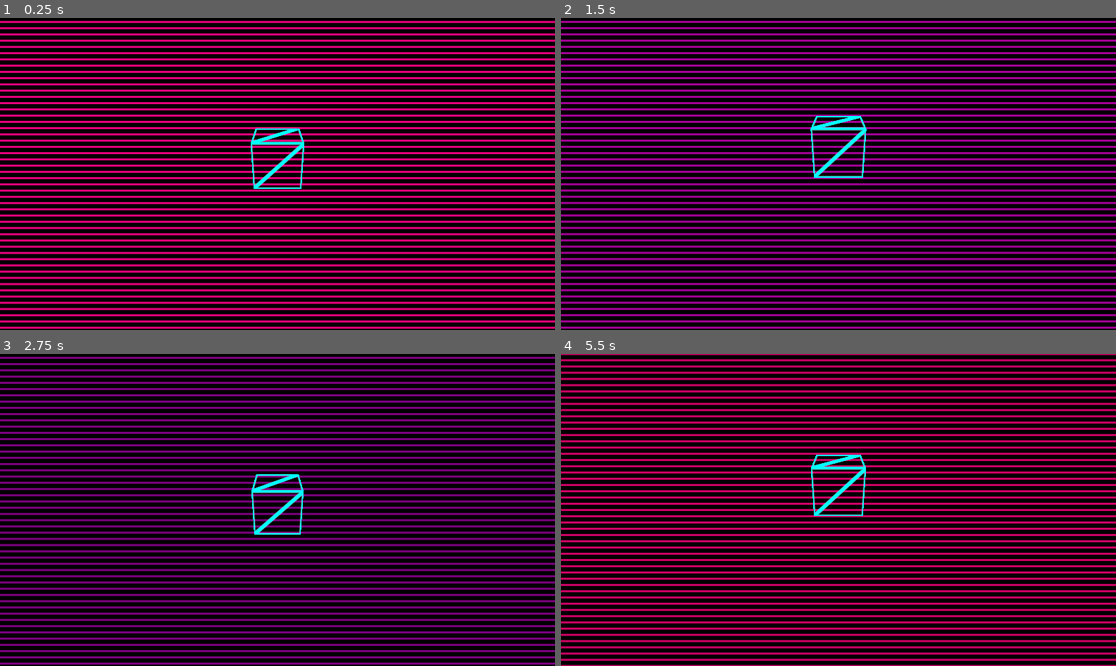
Above: before the commit, frames 1-4 (two rows, left to right).
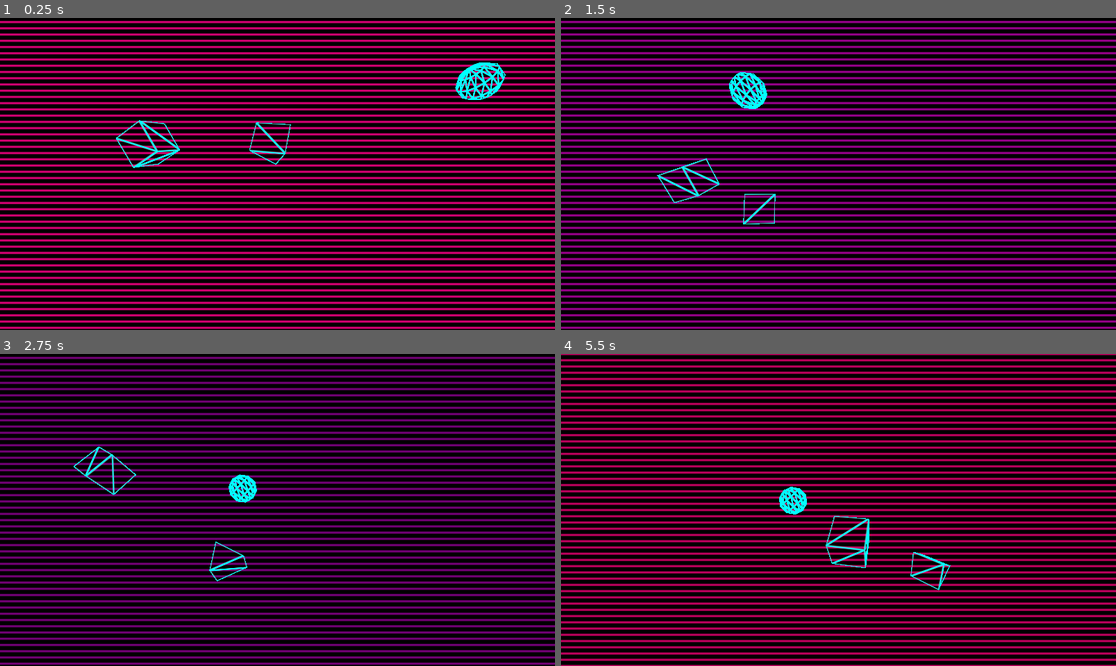
Above: after the commit, the same moments.

Repository: LuisSilva-dev/DemoInercia
Game: Godot game, scene res://Scenes/Intro.tscn
Two runs of this game, one before a commit and one after it. Both use one fixed random seed, a clock stepped at 60 frames per second and the inputs below.
Inputs:
- Up to frame 1 (0.25 s): no input
- Up to frame 2 (1.5 s): no input
- Up to frame 3 (2.75 s): no input
- Up to frame 4 (5.5 s): no input

The runs differ from the first frame. In frame 1, 27% of the frame differs, in the area x 0-100%, y 0-100%; in frame 2, 21%; in frame 3, 14%; in frame 4, 25%.

Commit message:
Music scene

Diff:
--- a/Scenes/Intro.gdshader
+++ b/Scenes/Intro.gdshader
@@ -12,7 +12,7 @@
 	float x = (sin(curTime)+1.0);
  	float wacky = mod(abs(sin(curTime)*x*sin(uv.x*2.0+curTime)), x/2.0);
 	float numoflines = 100.0;
-	float line = smoothstep(0.2, 0.8, sin(uv.y*PI*numoflines-curTime*10.0));
+	float line = sin(uv.y*PI*numoflines-curTime*10.0);
 	COLOR = vec4(line/(1.6-cos(curTime)/2.0), 0.0, line/(2.2-sin(curTime)/2.0), 1.0);
 	//COLOR = vec4(uv.x, uv.y, 0.0, 1.0);
 }
--- a/Scenes/Intro.tscn
+++ b/Scenes/Intro.tscn
@@ -7,13 +7,33 @@
 [sub_resource type="GDScript" id="GDScript_6lsqt"]
 script/source = "extends Node3D
 
+@export var shapes: Array[StaticBody3D] = [null, null, null, null]
+@export var volumes: Array[Node] = [null, null, null, null]
+var initialy: Array[float] = [0, 0, 0, 0]
+var lasty: Array[float] = [0, 0, 0, 0]
+
 func _ready():
+	for i in range(0, 4):
+		if shapes[i] != null:
+			initialy[i] = -6
+		if volumes[i] != null:
+			for j in range(0, 4):
+				volumes[i].get_node(\"Vol\"+str(j+1)).visible = false
 	MusicController.play_music()
 	MusicController.InitSpectrum()
 
 func _process(_delta):
-	MusicController.GetFrequency(3)
-
+	for i in range(0, 4):
+		var height = MusicController.GetFrequency((i+1)*3)/10.0
+		if shapes[i] != null:
+			shapes[i].position.y = lerp(lasty[i], initialy[i] + height, 0.1)
+			lasty[i] = shapes[i].position.y
+		if volumes[i] != null:
+			for j in range(0, 4):
+				if (height > j+1):
+					volumes[i].get_node(\"Vol\"+str(j+1)).visible = true
+				else:
+					volumes[i].get_node(\"Vol\"+str(j+1)).visible = false
 "
 
 [sub_resource type="Environment" id="Environment_mbtxr"]
@@ -43,16 +63,49 @@
 shader = ExtResource("3_mbylj")
 shader_parameter/albedo = Color(1, 1, 1, 1)
 shader_parameter/wire_color = Color(0, 1, 1, 1)
-shader_parameter/wire_width = 2.0
-shader_parameter/wire_smoothness = 0.02
+shader_parameter/wire_width = 1.0
+shader_parameter/wire_smoothness = 0.025
 
 [sub_resource type="BoxMesh" id="BoxMesh_1v2lb"]
 
-[node name="Intro" type="Node3D"]
+[sub_resource type="BoxShape3D" id="BoxShape3D_80ra0"]
+
+[sub_resource type="PrismMesh" id="PrismMesh_pd4pl"]
+
+[sub_resource type="SphereShape3D" id="SphereShape3D_qusw2"]
+
+[sub_resource type="SphereMesh" id="SphereMesh_n8k28"]
+radial_segments = 16
+rings = 4
+
+[sub_resource type="BoxShape3D" id="BoxShape3D_f8hea"]
+size = Vector3(1, 1.1582, 1)
+
+[sub_resource type="StandardMaterial3D" id="StandardMaterial3D_sbp14"]
+shading_mode = 0
+albedo_color = Color(0, 1, 0, 1)
+
+[sub_resource type="BoxMesh" id="BoxMesh_pgymc"]
+
+[sub_resource type="StandardMaterial3D" id="StandardMaterial3D_lsfbq"]
+shading_mode = 0
+albedo_color = Color(0.945098, 1, 0, 1)
+
+[sub_resource type="StandardMaterial3D" id="StandardMaterial3D_jlafw"]
+shading_mode = 0
+albedo_color = Color(1, 0.827451, 0, 1)
+
+[sub_resource type="StandardMaterial3D" id="StandardMaterial3D_xbile"]
+shading_mode = 0
+albedo_color = Color(1, 0, 0, 1)
+
+[node name="Intro" type="Node3D" node_paths=PackedStringArray("shapes", "volumes")]
 script = SubResource("GDScript_6lsqt")
+shapes = [NodePath("Volume1"), NodePath("Volume2"), NodePath("Volume3"), NodePath("Volume4")]
+volumes = [NodePath("VolumeBoxes1"), NodePath("VolumeBoxes2"), NodePath("VolumeBoxes3"), NodePath("VolumeBoxes4")]
 
 [node name="Camera3D" type="Camera3D" parent="."]
-transform = Transform3D(-1, 4.17146e-08, -7.68286e-08, 0, 0.878817, 0.477159, 8.74228e-08, 0.477159, -0.878817, 0, 2.53585, -4.08379)
+transform = Transform3D(-1, 4.17146e-08, -7.68286e-08, 8.2743e-09, 0.920034, 0.39184, 8.70303e-08, 0.39184, -0.920034, 0.166674, 5.29415, -6.21009)
 
 [node name="WorldEnvironment" type="WorldEnvironment" parent="Camera3D"]
 environment = SubResource("Environment_mbtxr")
@@ -69,23 +122,203 @@
 grow_vertical = 2
 script = ExtResource("3_nh7lg")
 
-[node name="StaticBody3D" type="StaticBody3D" parent="."]
+[node name="Map" type="StaticBody3D" parent="."]
 transform = Transform3D(1, 0, 0, 0, 1, 0, 0, 0, 1, -0.135925, -0.663655, -0.120804)
 physics_material_override = SubResource("PhysicsMaterial_q58co")
 
-[node name="CollisionShape3D" type="CollisionShape3D" parent="StaticBody3D"]
-transform = Transform3D(3.04235, 0, 0, 0, 1, 0, 0, 0, 1, 0, 0, 0)
-shape = SubResource("BoxShape3D_6j5lo")
-
-[node name="RigidBody3D" type="RigidBody3D" parent="."]
-transform = Transform3D(1, 0, 0, 0, 1, 0, 0, 0, 1, 0, 1.02022, 0)
+[node name="CollisionShape3D" type="CollisionShape3D" parent="Map"]
+transform = Transform3D(2.5, 0, 0, 0, 1, 0, 0, 0, 1, 0, 0, 0)
+shape = SubResource("BoxShape3D_6j5lo")
+
+[node name="CollisionShape3D2" type="CollisionShape3D" parent="Map"]
+transform = Transform3D(2.5, 0, 0, 0, 1, 0, 0, 0, 1, 0, 7.23529, 0)
+shape = SubResource("BoxShape3D_6j5lo")
+
+[node name="CollisionShape3D3" type="CollisionShape3D" parent="Map"]
+transform = Transform3D(0.2, 0, 0, 0, 7.995, 0, 0, 0, 1, 8.07956, 3.53195, 0)
+shape = SubResource("BoxShape3D_6j5lo")
+
+[node name="CollisionShape3D4" type="CollisionShape3D" parent="Map"]
+transform = Transform3D(0.2, 0, 0, 0, 7.995, 0, 0, 0, 1, -8.11422, 3.53195, 0)
+shape = SubResource("BoxShape3D_6j5lo")
+
+[node name="CollisionShape3D5" type="CollisionShape3D" parent="Map"]
+transform = Transform3D(-8.74228e-09, 0, 4.16, 0, 7.995, 0, -0.2, 0, -1.81839e-07, -0.0252116, 3.53195, -2.55056)
+shape = SubResource("BoxShape3D_6j5lo")
+
+[node name="CollisionShape3D6" type="CollisionShape3D" parent="Map"]
+transform = Transform3D(-8.74228e-09, 0, 4.16, 0, 7.995, 0, -0.2, 0, -1.81839e-07, -0.0288983, 3.54487, 2.44755)
+shape = SubResource("BoxShape3D_6j5lo")
+
+[node name="Shape1" type="RigidBody3D" parent="."]
+transform = Transform3D(-0.188478, 0.982077, 0, -0.982077, -0.188478, 0, 0, 0, 1, 4.03355, 1.31044, 0.00490952)
 physics_material_override = SubResource("PhysicsMaterial_sgy4w")
-
-[node name="CollisionShape3D" type="CollisionShape3D" parent="RigidBody3D"]
+linear_velocity = Vector3(10, 10, 0)
+angular_velocity = Vector3(0.0349066, 0.0349066, 0.0349066)
+
+[node name="CollisionShape3D" type="CollisionShape3D" parent="Shape1"]
 shape = SubResource("BoxShape3D_dyanh")
 
-[node name="MeshInstance3D" type="MeshInstance3D" parent="RigidBody3D"]
+[node name="MeshInstance3D" type="MeshInstance3D" parent="Shape1"]
 material_override = SubResource("ShaderMaterial_1i6l5")
 transparency = 1.0
 mesh = SubResource("BoxMesh_1v2lb")
+
+[node name="Shape2" type="RigidBody3D" parent="."]
+transform = Transform3D(0.636994, 0.770869, 0, -0.770869, 0.636994, 0, 0, 0, 1, -0.0328884, 5.30231, 0.0280342)
+physics_material_override = SubResource("PhysicsMaterial_sgy4w")
+linear_velocity = Vector3(10, 10, 0)
+angular_velocity = Vector3(0.0349066, 0.0349066, 0.0349066)
+
+[node name="CollisionShape3D" type="CollisionShape3D" parent="Shape2"]
+shape = SubResource("BoxShape3D_80ra0")
+
+[node name="MeshInstance3D" type="MeshInstance3D" parent="Shape2"]
+material_override = SubResource("ShaderMaterial_1i6l5")
+transparency = 1.0
+mesh = SubResource("PrismMesh_pd4pl")
 skeleton = NodePath("../..")
+
+[node name="Shape3" type="RigidBody3D" parent="."]
+transform = Transform3D(0.636994, 0.770869, 0, -0.770869, 0.636994, 0, 0, 0, 1, -3.87261, 3.16586, 0.0280342)
+physics_material_override = SubResource("PhysicsMaterial_sgy4w")
+linear_velocity = Vector3(10, 10, 0)
+angular_velocity = Vector3(0.0349066, -0.00410152, 0.0349066)
+
+[node name="CollisionShape3D" type="CollisionShape3D" parent="Shape3"]
+shape = SubResource("SphereShape3D_qusw2")
+
+[node name="MeshInstance3D" type="MeshInstance3D" parent="Shape3"]
+material_override = SubResource("ShaderMaterial_1i6l5")
+transparency = 1.0
+mesh = SubResource("SphereMesh_n8k28")
+skeleton = NodePath("../..")
+
+[node name="Volume1" type="StaticBody3D" parent="."]
+transform = Transform3D(3, 0, 0, 0, 10, 0, 0, 0, 3, 5.52546, -6, 0)
+
+[node name="Volume1_Col" type="CollisionShape3D" parent="Volume1"]
+shape = SubResource("BoxShape3D_f8hea")
+
+[node name="Volume2" type="StaticBody3D" parent="."]
+transform = Transform3D(3, 0, 0, 0, 10, 0, 0, 0, 3, 1.87841, -6, 0)
+
+[node name="Volume2_Col" type="CollisionShape3D" parent="Volume2"]
+shape = SubResource("BoxShape3D_f8hea")
+
+[node name="Volume3" type="StaticBody3D" parent="."]
+transform = Transform3D(3, 0, 0, 0, 10, 0, 0, 0, 3, -1.97376, -6, 0)
+
+[node name="Volume3_Col" type="CollisionShape3D" parent="Volume3"]
+shape = SubResource("BoxShape3D_f8hea")
+
+[node name="Volume4" type="StaticBody3D" parent="."]
+transform = Transform3D(3, 0, 0, 0, 10, 0, 0, 0, 3, -1.97376, -6, 0)
+
+[node name="Volume4_Col" type="CollisionShape3D" parent="Volume4"]
+transform = Transform3D(1, 0, 0, 0, 1, 0, 0, 0, 1, -1.21471, 0, 0)
+shape = SubResource("BoxShape3D_f8hea")
+
+[node name="VolumeBoxes1" type="Node" parent="."]
+
+[node name="Vol1" type="MeshInstance3D" parent="VolumeBoxes1"]
+transform = Transform3D(3, 0, 0, 0, 0.89, 0, 0, 0, 3, 5.52546, 0.196719, 0)
+material_override = SubResource("StandardMaterial3D_sbp14")
+mesh = SubResource("BoxMesh_pgymc")
+skeleton = NodePath("../../Volume1")
+
+[node name="Vol2" type="MeshInstance3D" parent="VolumeBoxes1"]
+transform = Transform3D(3, 0, 0, 0, 0.89, 0, 0, 0, 3, 5.52546, 1.40093, 0)
+material_override = SubResource("StandardMaterial3D_lsfbq")
+mesh = SubResource("BoxMesh_pgymc")
+skeleton = NodePath("../../Volume1")
+
+[node name="Vol3" type="MeshInstance3D" parent="VolumeBoxes1"]
+transform = Transform3D(3, 0, 0, 0, 0.89, 0, 0, 0, 3, 5.52546, 2.47347, 0)
+material_override = SubResource("StandardMaterial3D_jlafw")
+mesh = SubResource("BoxMesh_pgymc")
+skeleton = NodePath("../../Volume1")
+
+[node name="Vol4" type="MeshInstance3D" parent="VolumeBoxes1"]
+transform = Transform3D(3, 0, 0, 0, 0.89, 0, 0, 0, 3, 5.52546, 3.53425, 0)
+material_override = SubResource("StandardMaterial3D_xbile")
+mesh = SubResource("BoxMesh_pgymc")
+skeleton = NodePath("../../Volume1")
+
+[node name="VolumeBoxes2" type="Node" parent="."]
+
+[node name="Vol1" type="MeshInstance3D" parent="VolumeBoxes2"]
+transform = Transform3D(3, 0, 0, 0, 0.89, 0, 0, 0, 3, 1.84128, 0.196719, 0)
+material_override = SubResource("StandardMaterial3D_sbp14")
+mesh = SubResource("BoxMesh_pgymc")
+skeleton = NodePath("../../Volume1")
+
+[node name="Vol2" type="MeshInstance3D" parent="VolumeBoxes2"]
+transform = Transform3D(3, 0, 0, 0, 0.89, 0, 0, 0, 3, 1.84128, 1.40093, 0)
+material_override = SubResource("StandardMaterial3D_lsfbq")
+mesh = SubResource("BoxMesh_pgymc")
+skeleton = NodePath("../../Volume1")
+
+[node name="Vol3" type="MeshInstance3D" parent="VolumeBoxes2"]
+transform = Transform3D(3, 0, 0, 0, 0.89, 0, 0, 0, 3, 1.84128, 2.47347, 0)
+material_override = SubResource("StandardMaterial3D_jlafw")
+mesh = SubResource("BoxMesh_pgymc")
+skeleton = NodePath("../../Volume1")
+
+[node name="Vol4" type="MeshInstance3D" parent="VolumeBoxes2"]
+transform = Transform3D(3, 0, 0, 0, 0.89, 0, 0, 0, 3, 1.84128, 3.53425, 0)
+material_override = SubResource("StandardMaterial3D_xbile")
+mesh = SubResource("BoxMesh_pgymc")
+skeleton = NodePath("../../Volume1")
+
+[node name="VolumeBoxes3" type="Node" parent="."]
+
+[node name="Vol1" type="MeshInstance3D" parent="VolumeBoxes3"]
+transform = Transform3D(3, 0, 0, 0, 0.89, 0, 0, 0, 3, -2.01931, 0.196719, 0)
+material_override = SubResource("StandardMaterial3D_sbp14")
+mesh = SubResource("BoxMesh_pgymc")
+skeleton = NodePath("../../Volume1")
+
+[node name="Vol2" type="MeshInstance3D" parent="VolumeBoxes3"]
+transform = Transform3D(3, 0, 0, 0, 0.89, 0, 0, 0, 3, -2.01931, 1.40093, 0)
+material_override = SubResource("StandardMaterial3D_lsfbq")
+mesh = SubResource("BoxMesh_pgymc")
+skeleton = NodePath("../../Volume1")
+
+[node name="Vol3" type="MeshInstance3D" parent="VolumeBoxes3"]
+transform = Transform3D(3, 0, 0, 0, 0.89, 0, 0, 0, 3, -2.01931, 2.47347, 0)
+material_override = SubResource("StandardMaterial3D_jlafw")
+mesh = SubResource("BoxMesh_pgymc")
+skeleton = NodePath("../../Volume1")
+
+[node name="Vol4" type="MeshInstance3D" parent="VolumeBoxes3"]
+transform = Transform3D(3, 0, 0, 0, 0.89, 0, 0, 0, 3, -2.01931, 3.53425, 0)
+material_override = SubResource("StandardMaterial3D_xbile")
+mesh = SubResource("BoxMesh_pgymc")
+skeleton = NodePath("../../Volume1")
+
+[node name="VolumeBoxes4" type="Node" parent="."]
+
+[node name="Vol1" type="MeshInstance3D" parent="VolumeBoxes4"]
+transform = Transform3D(3, 0, 0, 0, 0.89, 0, 0, 0, 3, -5.63067, 0.196719, 0)
+material_override = SubResource("StandardMaterial3D_sbp14")
+mesh = SubResource("BoxMesh_pgymc")
+skeleton = NodePath("../../Volume1")
+
+[node name="Vol2" type="MeshInstance3D" parent="VolumeBoxes4"]
+transform = Transform3D(3, 0, 0, 0, 0.89, 0, 0, 0, 3, -5.63067, 1.40093, 0)
+material_override = SubResource("StandardMaterial3D_lsfbq")
+mesh = SubResource("BoxMesh_pgymc")
+skeleton = NodePath("../../Volume1")
+
+[node name="Vol3" type="MeshInstance3D" parent="VolumeBoxes4"]
+transform = Transform3D(3, 0, 0, 0, 0.89, 0, 0, 0, 3, -5.63067, 2.47347, 0)
+material_override = SubResource("StandardMaterial3D_jlafw")
+mesh = SubResource("BoxMesh_pgymc")
+skeleton = NodePath("../../Volume1")
+
+[node name="Vol4" type="MeshInstance3D" parent="VolumeBoxes4"]
+transform = Transform3D(3, 0, 0, 0, 0.89, 0, 0, 0, 3, -5.63067, 3.53425, 0)
+material_override = SubResource("StandardMaterial3D_xbile")
+mesh = SubResource("BoxMesh_pgymc")
+skeleton = NodePath("../../Volume1")
--- a/autoloads/MusicController.gd
+++ b/autoloads/MusicController.gd
@@ -27,12 +27,15 @@
 	# Val should be between 0 and VU_COUNT
 	var w = WIDTH / VU_COUNT
 	var prev_hz = 0
-	var hz = val * FREQ_MAX / VU_COUNT;
-	var magnitude: float = spectrum.get_magnitude_for_frequency_range(prev_hz, hz).length()
-	var energy = clamp((MIN_DB + linear_to_db(magnitude)) / MIN_DB, 0, 1)
-	var height = energy * HEIGHT
-	print(height)
-	prev_hz = hz
+	for i in range(1, VU_COUNT+1):
+		var hz = i * FREQ_MAX / VU_COUNT;
+		var magnitude: float = spectrum.get_magnitude_for_frequency_range(prev_hz, hz).length()
+		var energy = clamp((MIN_DB + linear_to_db(magnitude)) / MIN_DB, 0, 1)
+		var height = energy * HEIGHT
+		if (i == val):
+			return height
+		prev_hz = hz
+	return 0
 
 func play_music():
 	print("Playing music")
Not shown: 1 places in Scenes/Intro.tscn that only renumber resources
